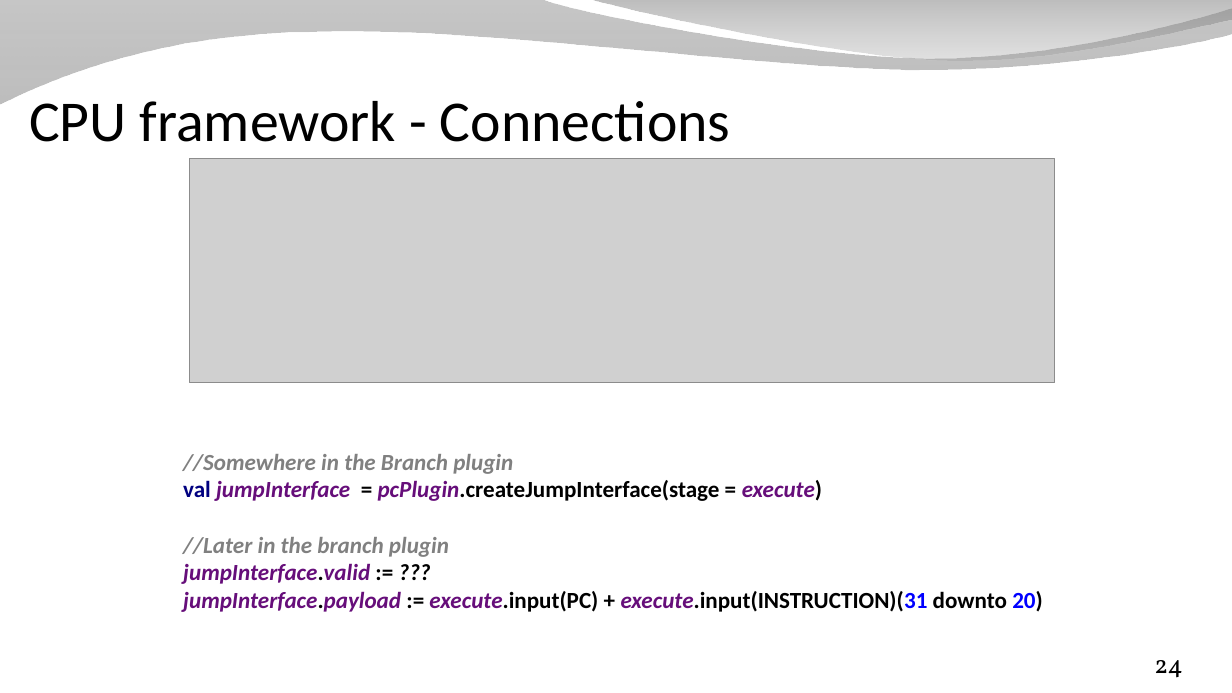
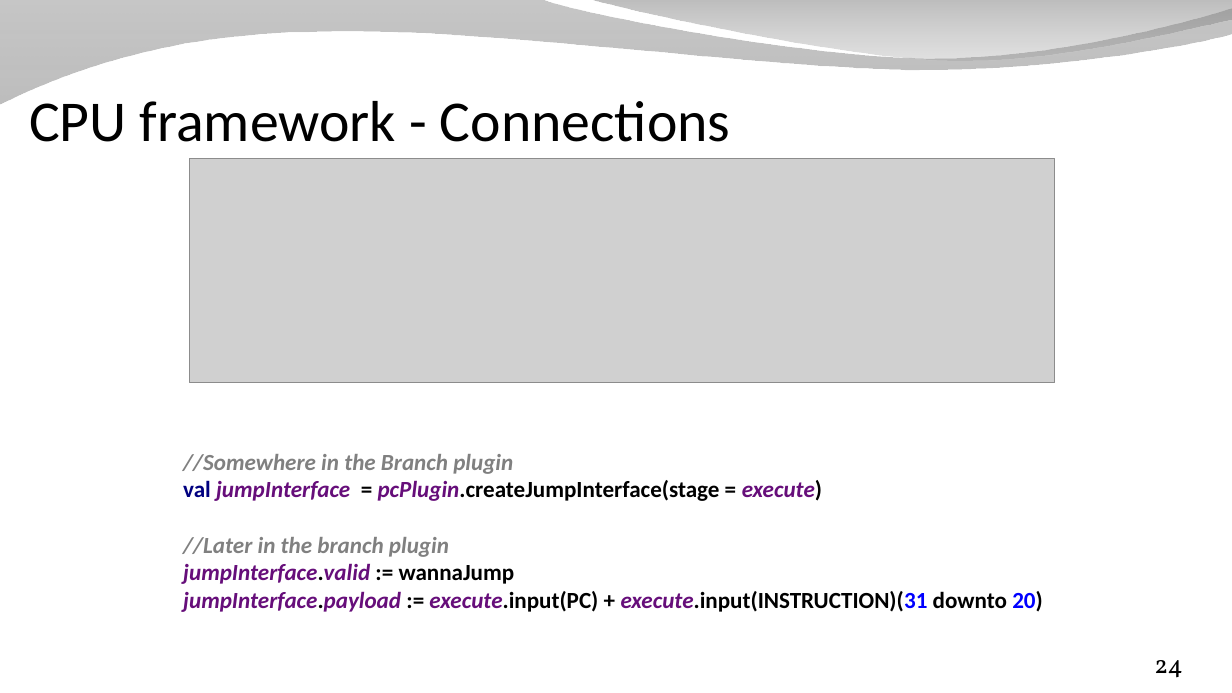
Before and after one commit to SpinalHDL/SpinalDoc, a slide deck: slide 24 of presentation/en/workshop/taste.odp. Drawn at 1232x693 pixels with LibreOffice and Linux fonts; fonts in the diff are those of the drawing; grey boxes stand for pictures; background and template pictures are left out. Boxes give left, top, right and bottom in pixels: in the first picture for what was removed or moved away, otherwise in the second. Text is boxed around its words. In the diff, an @@ line names an element or a change of style, - is before the commit and + after.

```diff
--- a/presentation/en/workshop/taste.odp
+++ b/presentation/en/workshop/taste.odp
@@ text at [183, 454, 1043, 612]: text changed; text colour #660E7A to #000000 @@
-//Somewhere in the Branch plugin
-val jumpInterface = pcPlugin.createJumpInterface(stage = execute)
-//Later in the branch plugin
-jumpInterface.valid := ???
-jumpInterface.payload := execute.input(PC) + execute.input(INSTRUCTION)(31 downto 20)
+//Somewhere in the Branch plugin
+val jumpInterface = pcPlugin.createJumpInterface(stage = execute)
+//Later in the branch plugin
+jumpInterface.valid := wannaJump
+jumpInterface.payload := execute.input(PC) + execute.input(INSTRUCTION)(31 downto 20)
```
Also in this commit, not shown: 2 other slides changed, 4 other files.
